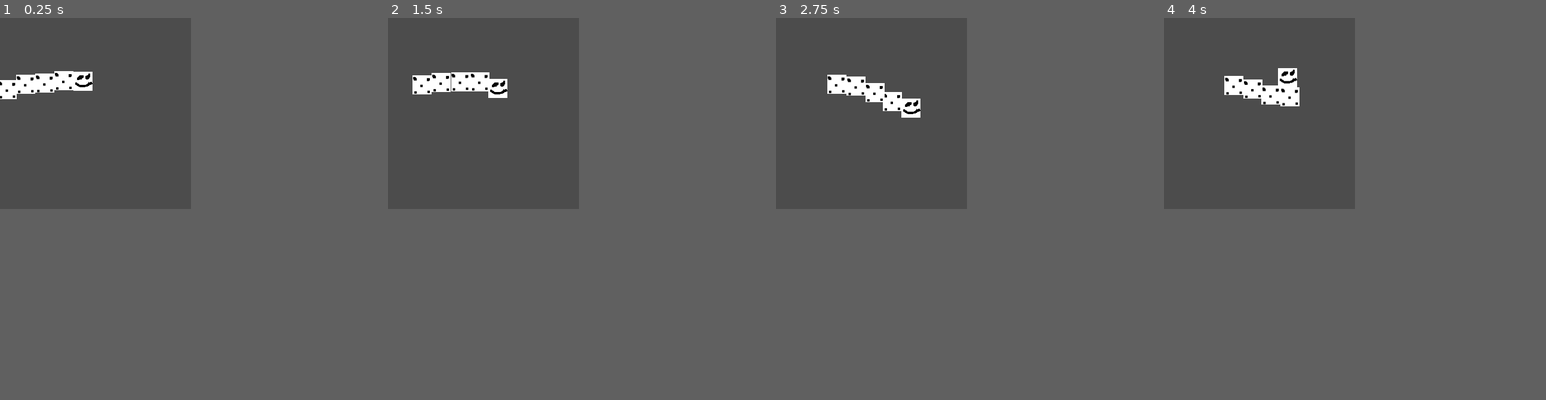
Above: before the commit, frames 1-4 (left to right).
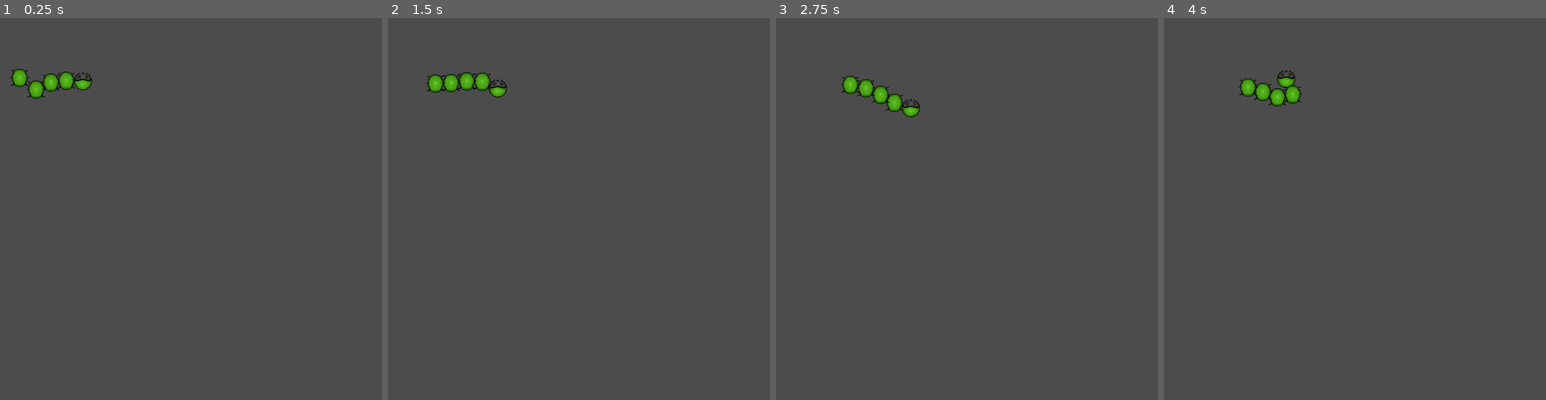
Above: after the commit, the same moments.

Repository: thatnick/grow-grow
Game: Godot game, scene res://scenes/test.tscn
The game is run twice, just before and just after one commit, with the same random seed, the same clock (stepped at 60 frames per second) and the same inputs. The project has no main scene, so this scene is started directly.
Inputs:
- Up to frame 1 (0.25 s): no input
- Up to frame 2 (1.5 s): hold Right (ui_right) 0.53-1.28 s; hold Down (ui_down) from 1.28 s (still down)
- Up to frame 3 (2.75 s): release Down (ui_down) at 2.03 s; hold Right (ui_right) from 2.03 s (still down)
- Up to frame 4 (4 s): release Right (ui_right) at 2.78 s; hold Up (ui_up) 2.78-3.53 s; hold Left (ui_left) from 3.53 s (still down)
In our replay, the window is 320x320 before the commit and 640x640 after it. These sizes can differ from the game's own. Grey fills any space a smaller window leaves; there, only what the larger window draws over its background counts as a difference.

The runs differ from the first frame. In frame 1, 1.3% of the frame differs, in the area x 0-25%, y 13-22%; in frame 2, 1.2%; in frame 3, 1.3%; in frame 4, 1.3%.

Commit message:
Further changes to catapiller and project settings

Diff:
--- a/project.godot
+++ b/project.godot
@@ -15,8 +15,8 @@
 
 [display]
 
-window/size/width=320
-window/size/height=320
+window/size/width=640
+window/size/height=640
 
 [layer_names]
 
--- a/scenes/PhysicHead.tscn
+++ b/scenes/PhysicHead.tscn
@@ -1,10 +1,10 @@
 [gd_scene load_steps=4 format=2]
 
-[ext_resource path="res://sprites/test-body/test-head.png" type="Texture" id=1]
+[ext_resource path="res://sprites/player/CatHead3_singleframe.png" type="Texture" id=1]
 [ext_resource path="res://scripts/PhysicHead.gd" type="Script" id=2]
 
 [sub_resource type="CircleShape2D" id=1]
-radius = 16.0
+radius = 14.9513
 
 [node name="PhysicHead" type="KinematicBody2D"]
 script = ExtResource( 2 )
--- a/scenes/PhysicTail.tscn
+++ b/scenes/PhysicTail.tscn
@@ -1,10 +1,10 @@
 [gd_scene load_steps=4 format=2]
 
-[ext_resource path="res://sprites/test-body/test-body.png" type="Texture" id=1]
+[ext_resource path="res://sprites/player/CatBody_singleframe.png" type="Texture" id=1]
 [ext_resource path="res://scripts/PhysicTail.gd" type="Script" id=2]
 
 [sub_resource type="CircleShape2D" id=1]
-radius = 16.0
+radius = 12.9365
 
 [node name="PhysicTail" type="KinematicBody2D"]
 script = ExtResource( 2 )
--- a/scenes/test.tscn
+++ b/scenes/test.tscn
@@ -20,4 +20,4 @@
 position = Vector2( 35, 111 )
 
 [node name="PhysicTail4" parent="player" instance=ExtResource( 2 )]
-position = Vector2( 2, 123 )
+position = Vector2( 32, 106 )
--- a/scripts/PhysicTail.gd
+++ b/scripts/PhysicTail.gd
@@ -1,7 +1,7 @@
 extends KinematicBody2D
 
-const SPEED = 60
-const GAP = 20
+const SPEED = 70
+const GAP = 5
 
 var parent_pos = Vector2()
 var pos = Vector2()
@@ -10,15 +10,6 @@
 
 
 func _physics_process(delta):
-
-
-	#if I'm the first part of the tail get PhysicHead as my "parent" postion
-	#if get_parent().get_node("PhysicHead"):
-	#	parent_pos = get_parent().get_node("PhysicHead").position
-	#else use my parent nodes posito
-	#else:
-	#	parent_pos = get_parent().position
-
 
 	#get the child before me and make its position my parent's postion
 	parent_pos = get_parent().get_child(self.get_position_in_parent() - 1).position
Binary file added: sprites/player/CatBody_singleframe.png
Not shown, added: sprites/player/CatBody_singleframe.png.import
Binary file added: sprites/player/CatHead3.png
Not shown, added: sprites/player/CatHead3.png.import
Binary file added: sprites/player/CatHead3_singleframe.png
Not shown, added: sprites/player/CatHead3_singleframe.png.import
